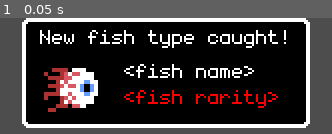
Above: before the commit, frame 1.
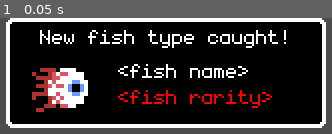
Above: after the commit, the same moment.

Repository: thomz12/LD58
Game: Godot game, scene res://scenes/ui/notifications/notification_new_fish_type.tscn
The game is run twice, just before and just after one commit, with the same random seed, the same clock (stepped at 60 frames per second) and the same inputs. This scene is started directly instead of the project's main scene.
Inputs:
- Up to frame 1 (0.05 s): no input

The runs differ from the first frame. In frame 1, 20% of the frame differs, in the area x 1-99%, y 0-95%.
Error in both runs: Invalid access to property or key 'rarity' on a base object of type 'Nil'. (res://scripts/ui/notification_new_fish_type.gd:13)

Commit message:
Alien notification should now fit

Diff:
--- a/ld-58/scenes/ui/notifications/notification_new_fish_type.tscn
+++ b/ld-58/scenes/ui/notifications/notification_new_fish_type.tscn
@@ -37,7 +37,7 @@
 stream = ExtResource("3_mt56a")
 
 [node name="PanelContainer" type="PanelContainer" parent="."]
-custom_minimum_size = Vector2(144, 0)
+custom_minimum_size = Vector2(160, 0)
 layout_mode = 2
 size_flags_vertical = 0
 theme_override_styles/panel = SubResource("StyleBoxFlat_niefe")
